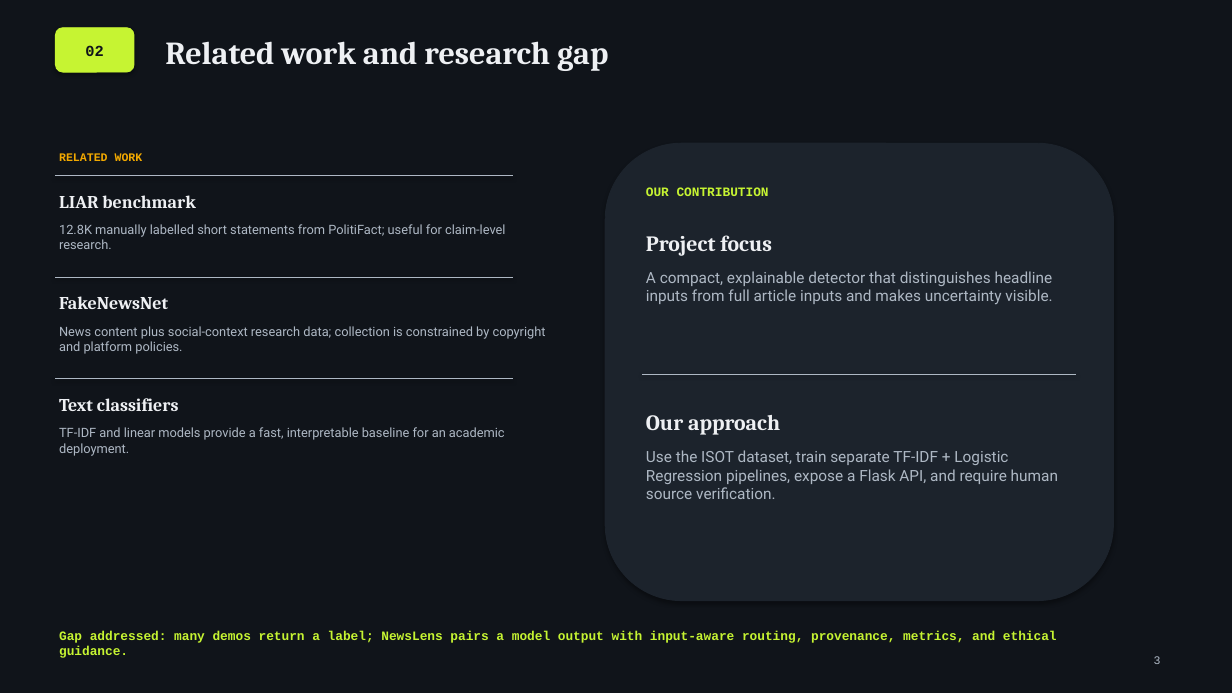
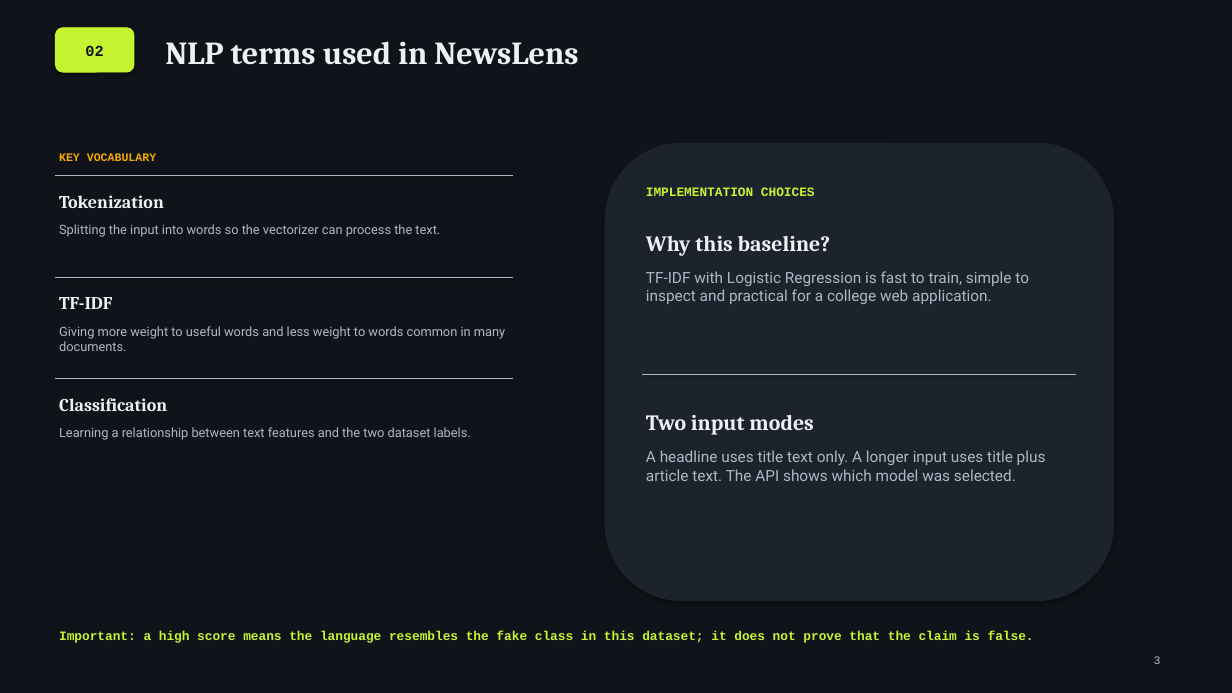
Before and after one commit to GhanshyamSharma122/Fake-News-Detection-System, a slide deck: slide 3 of NewsLens_AAT_Presentation.pptx. Drawn at 1232x693 pixels with LibreOffice and Linux fonts; fonts in the diff are those of the drawing. Boxes give left, top, right and bottom in pixels: in the first picture for what was removed or moved away, otherwise in the second. Text is boxed around its words. In the diff, an @@ line names an element or a change of style, - is before the commit and + after.

```diff
--- a/NewsLens_AAT_Presentation.pptx
+++ b/NewsLens_AAT_Presentation.pptx
@@ text at (x1=165, y1=41, x2=578, y2=65): text changed @@
-Related work and research gap
+NLP terms used in NewsLens
@@ text at (x1=59, y1=153, x2=156, y2=161): text changed @@
-RELATED WORK
+KEY VOCABULARY
@@ text at (x1=59, y1=195, x2=164, y2=208): text changed @@
-LIAR benchmark
+Tokenization
@@ text at (x1=646, y1=187, x2=815, y2=196): text changed @@
-OUR CONTRIBUTION
+IMPLEMENTATION CHOICES
@@ text at (x1=59, y1=224, x2=440, y2=237): text changed @@
-12.8K manually labelled short statements from PolitiFact; useful for claim-level research.
+Splitting the input into words so the vectorizer can process the text.
@@ text at (x1=646, y1=236, x2=831, y2=256): text changed @@
-Project focus
+Why this baseline?
@@ text at (x1=59, y1=297, x2=112, y2=309): text changed @@
-FakeNewsNet
+TF-IDF
@@ text at (x1=646, y1=271, x2=1029, y2=304): text changed @@
-A compact, explainable detector that distinguishes headline inputs from full article inputs and makes uncertainty visible.
+TF-IDF with Logistic Regression is fast to train, simple to inspect and practical for a college web application.
@@ text at (x1=59, y1=326, x2=505, y2=351): text changed @@
-News content plus social-context research data; collection is constrained by copyright and platform policies.
+Giving more weight to useful words and less weight to words common in many documents.
@@ text at (x1=59, y1=398, x2=167, y2=411): text changed @@
-Text classifiers
+Classification
@@ text at (x1=646, y1=415, x2=813, y2=435): text changed @@
-Our approach
+Two input modes
@@ text at (x1=59, y1=427, x2=471, y2=440): text changed @@
-TF-IDF and linear models provide a fast, interpretable baseline for an academic deployment.
+Learning a relationship between text features and the two dataset labels.
@@ text at (x1=646, y1=450, x2=1046, y2=481): text changed @@
-Use the ISOT dataset, train separate TF-IDF + Logistic Regression pipelines, expose a Flask API, and require human source verification.
+A headline uses title text only. A longer input uses title plus article text. The API shows which model was selected.
@@ text at (x1=59, y1=631, x2=1034, y2=643): text changed @@
-Gap addressed: many demos return a label; NewsLens pairs a model output with input-aware routing, provenance, metrics, and ethical guidance.
+Important: a high score means the language resembles the fake class in this dataset; it does not prove that the claim is false.
```
Also in this commit, not shown: 4 other slides changed, 3 other files.
